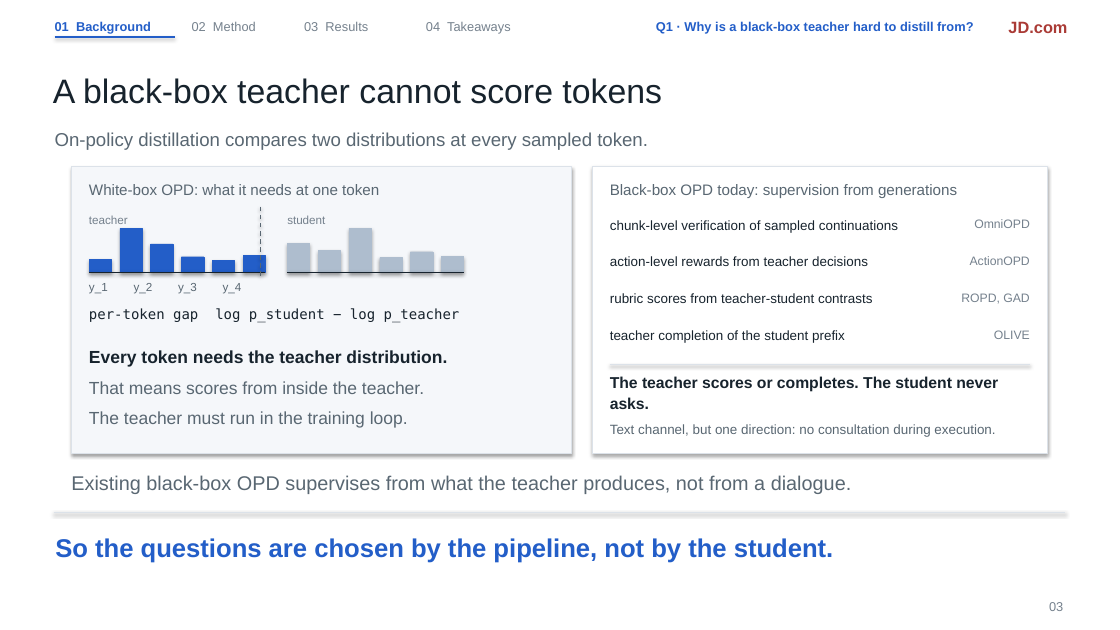
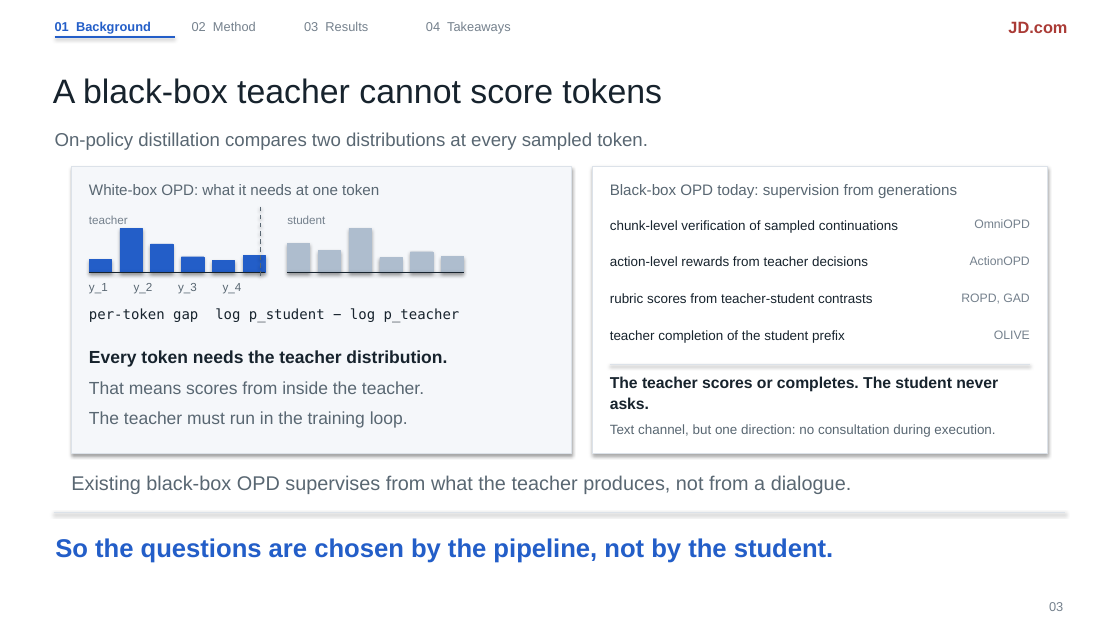
Before and after one commit to liruiluo/communicative-opsd, a slide deck: slide 3 of assets/slides/copd-slides.pptx. Drawn at 1120x630 pixels with LibreOffice and Linux fonts; fonts in the diff are those of the drawing. Boxes give left, top, right and bottom in pixels: in the first picture for what was removed or moved away, otherwise in the second. Text is boxed around its words. In the diff, an @@ line names an element or a change of style, - is before the commit and + after.

```diff
--- a/assets/slides/copd-slides.pptx
+++ b/assets/slides/copd-slides.pptx
@@ text removed at (656,21,973,34) @@
-Q1 · Why is a black-box teacher hard to distill from?
```
Also in this commit, not shown: 7 other slides changed, 2 other files.
